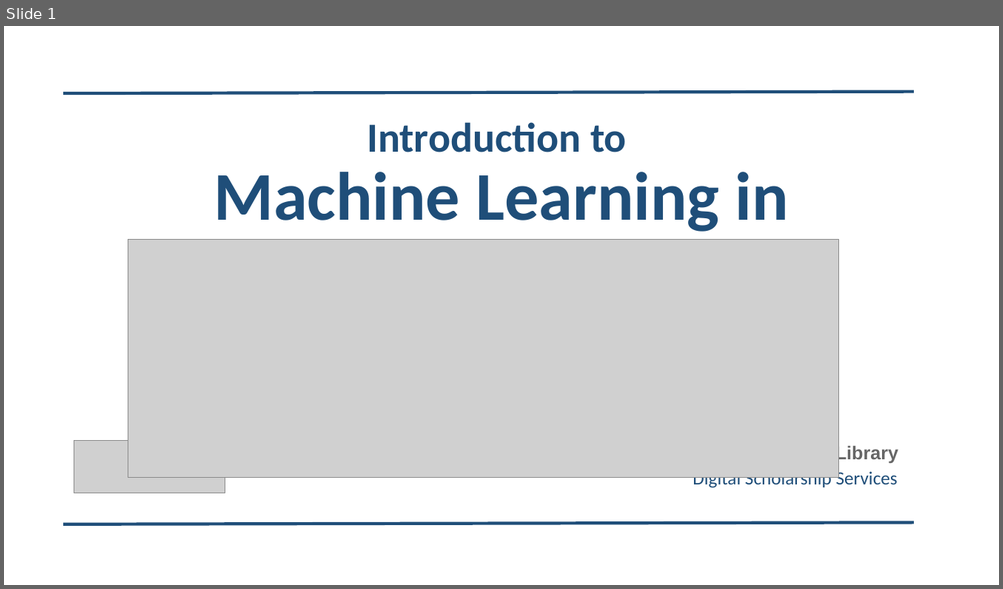
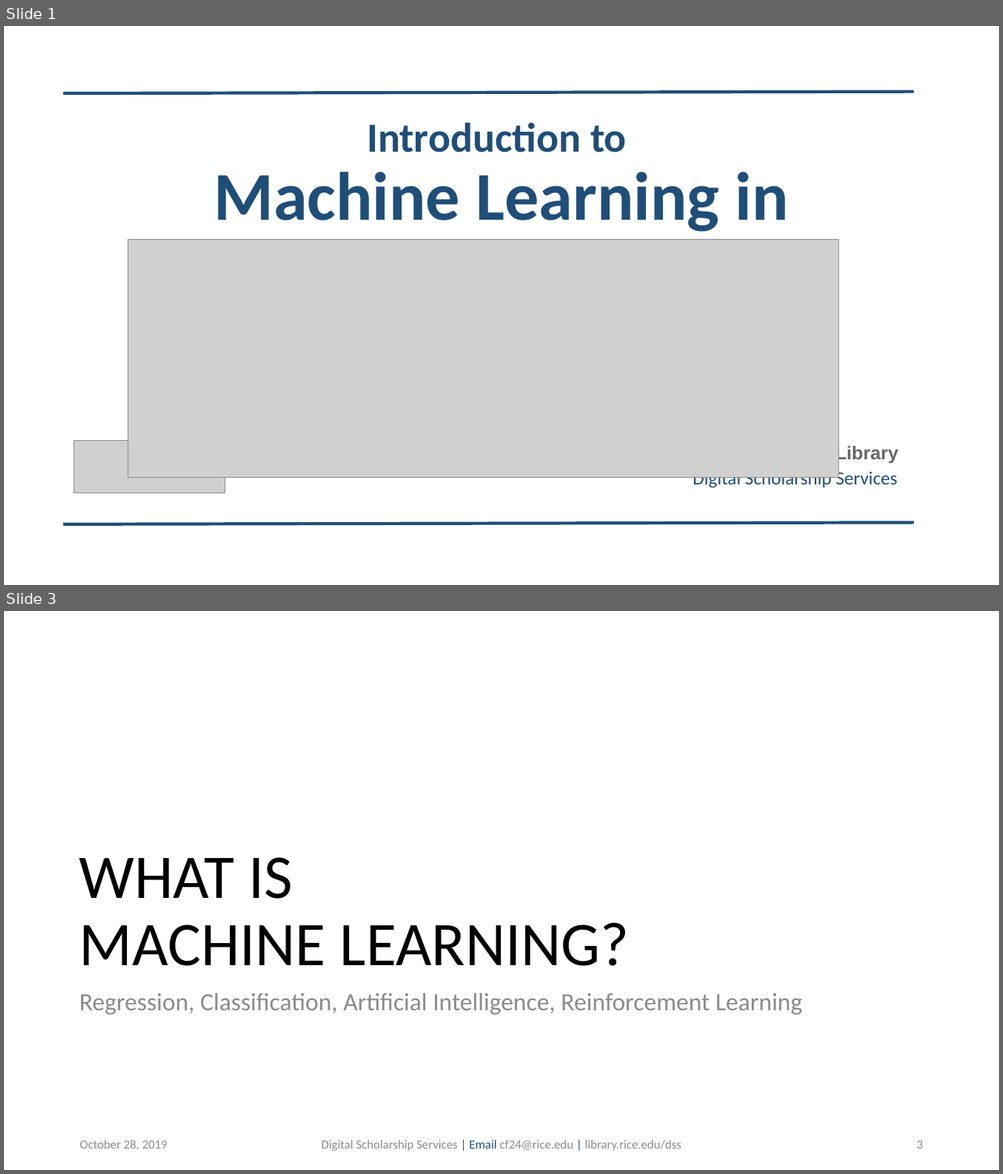
Before and after one commit to bakitybacon/rice-data-and-donuts, a slide deck: tf/Introduction to TensorFlow.pptx. Shown one above the other, each under a label of ours: slide 1 before the commit, slides 1 and 3 after it; the slides between them are not shown. The pictures are 1003x589 and 1003x1174 pixels, drawn with LibreOffice and Linux fonts; fonts in the diff are those of the drawing; grey boxes stand for pictures; background and template pictures are left out. Boxes give left, top, right and bottom in pixels: in the first picture for what was removed or moved away, otherwise in the second. Text is boxed around its words. In the diff, an @@ line names an element or a change of style, - is before the commit and + after.

```diff
--- a/tf/Introduction to TensorFlow.pptx
+++ b/tf/Introduction to TensorFlow.pptx
@@ slide 3 added at box(4, 611, 999, 1170), background #FFFFFF @@
@@ title added at box(79, 857, 629, 966), 60 pt, text #000000 @@
+WHAT IS
+MACHINE LEARNING?
@@ text added at box(79, 993, 802, 1015), 24 pt, text #8C8C8C @@
+Regression, Classification, Artificial Intelligence, Reinforcement Learning
@@ text added at box(79, 1140, 168, 1150), 12 pt, text #8C8C8C @@
+October 28, 2019
@@ text added at box(321, 1140, 681, 1151), 12 pt, text #8C8C8C @@
+Digital Scholarship Services | Email cf24@rice.edu | library.rice.edu/dss
@@ page number added at box(916, 1141, 922, 1149), 12 pt, text #8C8C8C @@
+3
```
Also in this commit, not shown: 1 slide changed, 10 other slides added.
